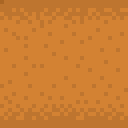
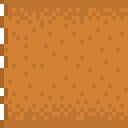
Layer changes from the first 128 × 128 image to the second:
added layer "Beach Side" above "Beach Corner copy" over (0, 4, 8, 128)
hid "Beach Corner copy" over (0, 4, 8, 128)
hid "Beach Corner" over (0, 4, 8, 128)
